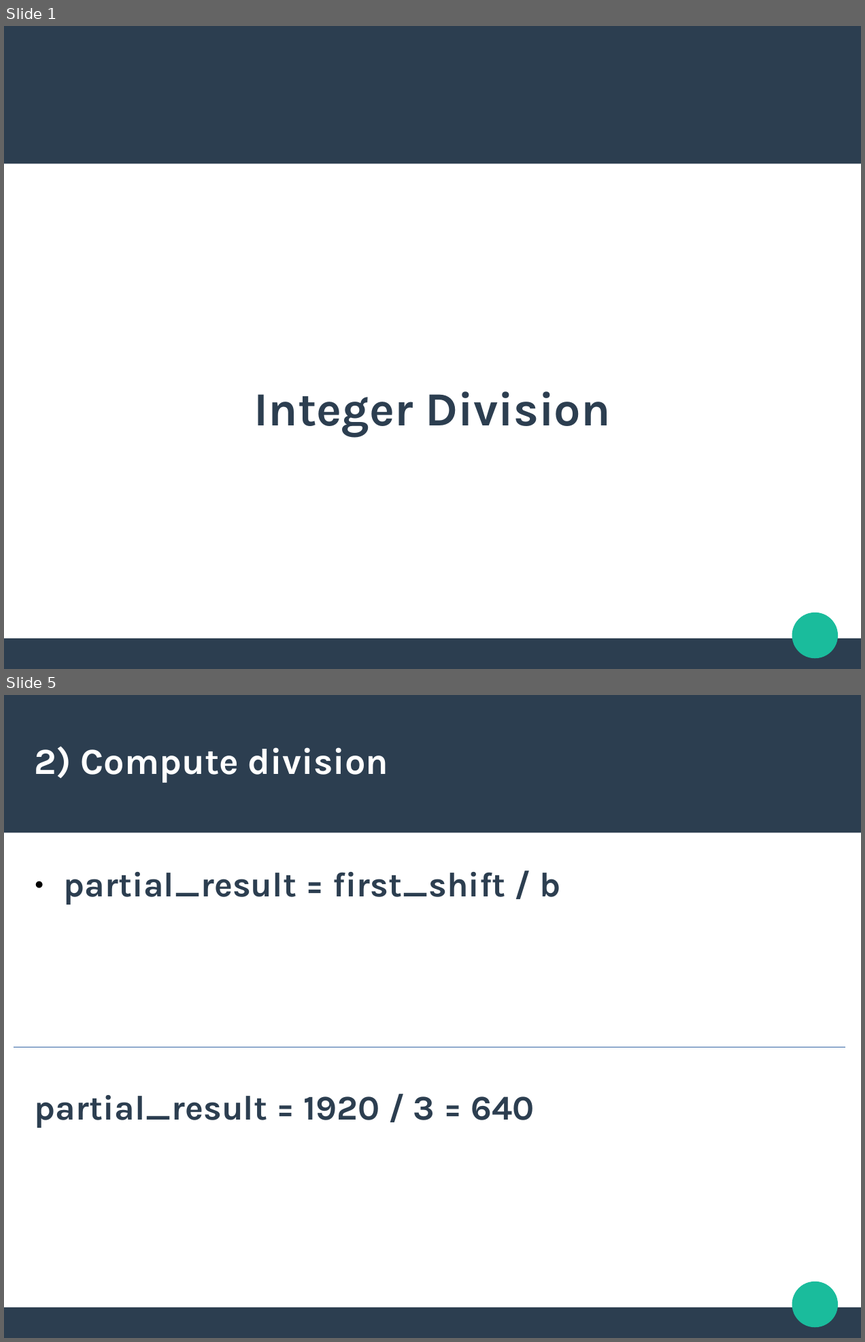
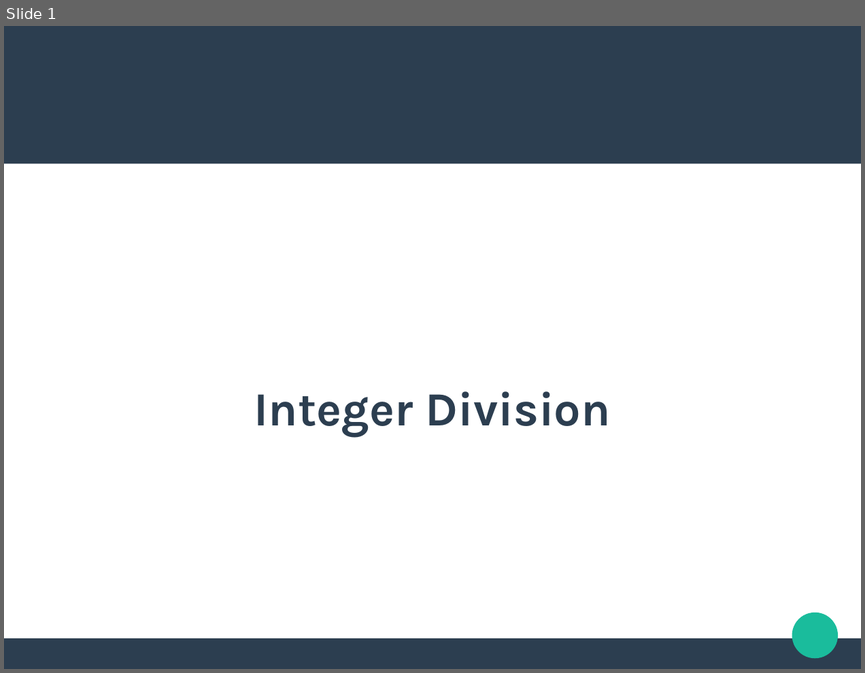
Before and after one commit to fusiled/dsdmProject, a slide deck: slides/slides3.odp. Shown one above the other, each under a label of ours: slides 1 and 5 before the commit, slide 1 after it; the slides between them are not shown. The pictures are 865x1342 and 865x673 pixels, drawn with LibreOffice and Linux fonts; fonts in the diff are those of the drawing. Boxes give left, top, right and bottom in pixels: in the first picture for what was removed or moved away, otherwise in the second. Text is boxed around its words. In the diff, an @@ line names an element or a change of style, - is before the commit and + after.

```diff
--- a/slides/slides3.odp
+++ b/slides/slides3.odp
@@ slide 5 removed at (4, 695, 861, 1338), background #FFFFFF; not listed: 3 template elements that a slide beside it also shows @@
@@ title removed at (35, 746, 389, 783) @@
-2) Compute division
@@ text removed at (35, 872, 561, 1127) @@
-● partial_result = first_shift / b
-partial_result = 1920 / 3 = 640
@@ elbow line removed from (14, 1047) to (845, 1047) @@
```
Also in this commit, not shown: 1 slide changed, 8 slides added, 4 other slides removed, 3 other files.
